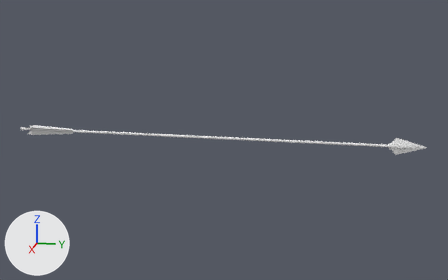
One commit to the FBX model Assets/Prototype/Assets/BaseArrow.fbx: the scene before it, then after it.
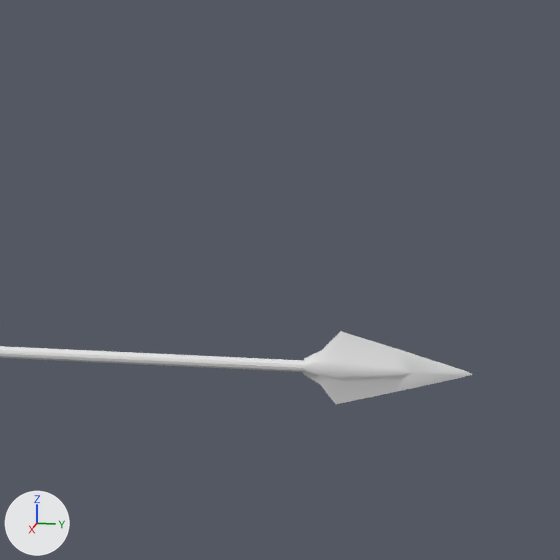
Each version appears first whole from a camera (50 mm lens) standing at (1.281, 0.515, 0.316) and looking at (-0.004, 0.258, -0.005), and next in a close-up on the part from 71% to 100% of the width and 21% to 68% of the height. The axes (+X, +Y, +Z) are drawn at lower left. The lights are the same throughout. The last two pictures show the newer version. Materials are left out; every surface is plain grey. Where no turn or scale is listed for an object, it has been applied to the vertices. Vertices at exactly the same position are counted once.

The first close-up shows 'BaseArrow'.
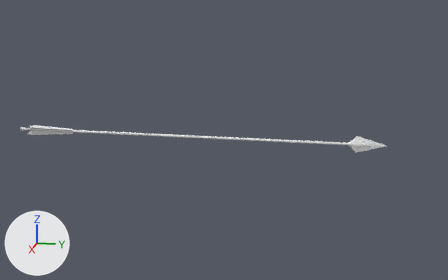
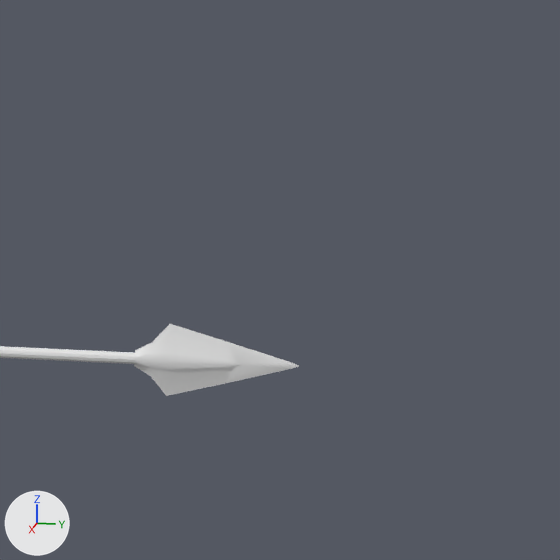
Commit message: Update : Arrow length

What differs and where, as boxes [x1, y1, x2, y2] in the close-ups (560 x 560 px; the box of a moved part takes in the faces that stretch with it):
```json
{"object": "BaseArrow", "change": "reshaped", "before": [0, 331, 472, 404], "after": [0, 324, 299, 396]}
{"part": 1, "of": "me_basearrow", "change": "moved or reshaped", "before": [303, 331, 472, 404], "after": [134, 324, 299, 396]}
{"part": 2, "of": "me_basearrow", "change": "moved or reshaped", "before": [0, 346, 306, 372], "after": [0, 346, 136, 364]}
```

Scene script edits in JSON lines:
```json
{"block": "me_basearrow", "where": "# used by ob_basearrow; location = (0.0, 0.0, 0.0)"}
{"op": "remove", "block": "me_basearrow", "code": "me_basearrow.from_pydata(...)  # 161 vertices, 278 faces; spans x -0.012..0.012, y -0.219..0.681, z -0.018..0.018"}
{"op": "add", "block": "me_basearrow", "code": "me_basearrow.from_pydata(...)  # 161 vertices, 278 faces; spans x -0.012..0.012, y -0.219..0.601, z -0.018..0.018"}
{"block": "me_basearrow", "change": "me_basearrow part 1: the loose piece of 39 vertices spanning x -0.005..0.006, y 0.603..0.681, z -0.018..0.018 is moved by (0.0, -0.08, 0.0)"}
{"block": "me_basearrow", "change": "me_basearrow part 2: 36 of the vertices in x -0.003..0.003, y 0.601..0.605, z -0.003..0.003 are moved by (0.0, -0.08, 0.0)"}
```
